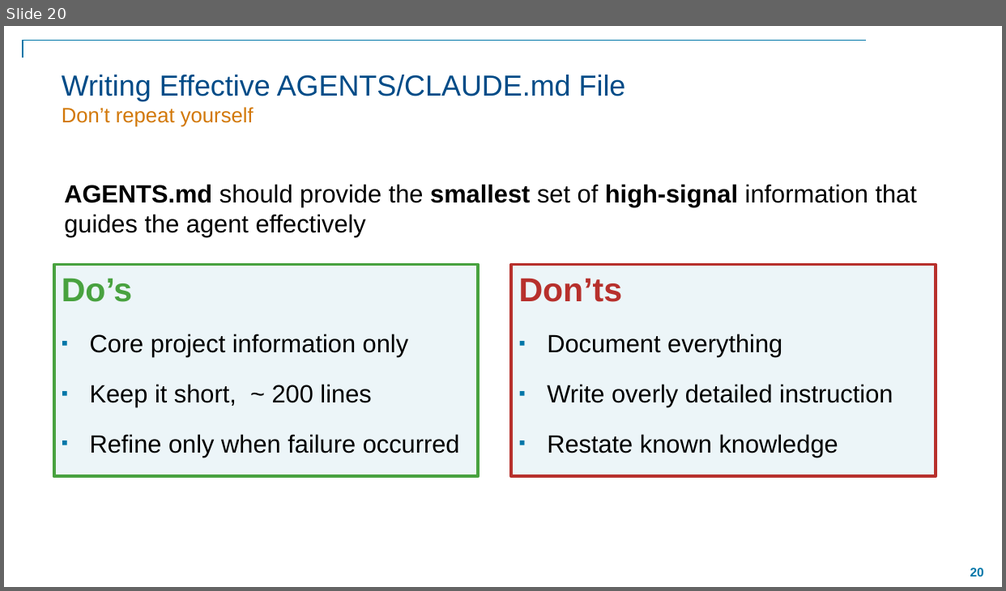
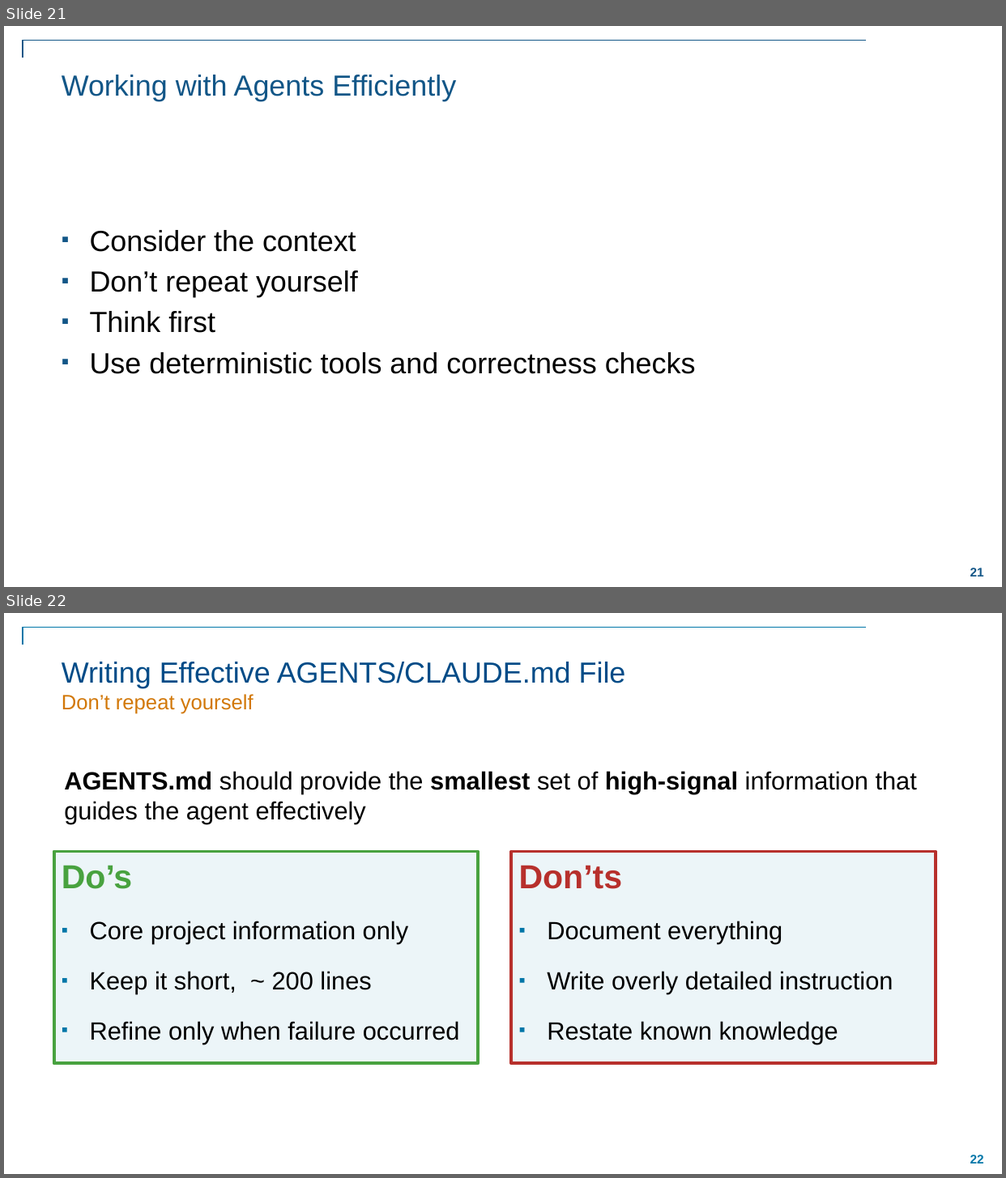
Before and after one commit to eoldewage/transform-your-workflows-with-agents, a slide deck: Transform Your Workflow with Agents in MATLAB.pptx. Shown one above the other, each under a label of ours: slide 20 before the commit, slides 21 and 22 after it. The pictures are 1006x591 and 1006x1178 pixels, drawn with LibreOffice and Linux fonts; fonts in the diff are those of the drawing; background and template pictures are left out. Boxes give left, top, right and bottom in pixels: in the first picture for what was removed or moved away, otherwise in the second. Text is boxed around its words. In the diff, an @@ line names an element or a change of style, - is before the commit and + after.

```diff
--- a/Transform Your Workflow with Agents in MATLAB.pptx
+++ b/Transform Your Workflow with Agents in MATLAB.pptx
@@ slide 21 added at (4, 26, 1002, 587), background #FFFFFF; not listed: 1 template element that a slide beside it also shows @@
@@ elbow line added from (866, 41) to (23, 58), #125687 1 pt @@
@@ title added at (62, 75, 456, 101), 28 pt, text #125687 @@
+Working with Agents Efficiently
@@ text added at (90, 230, 696, 374), 28 pt, text #000000 @@
+▪ Consider the context
+▪ Don’t repeat yourself
+▪ Think first
+▪ Use deterministic tools and correctness checks
@@ what was slide 20 is now slide 22 @@
@@ page number at (970, 1155, 984, 1164): text changed @@
-20
+22
```
Also in this commit, not shown: 7 slides changed, 2 other slides added.
